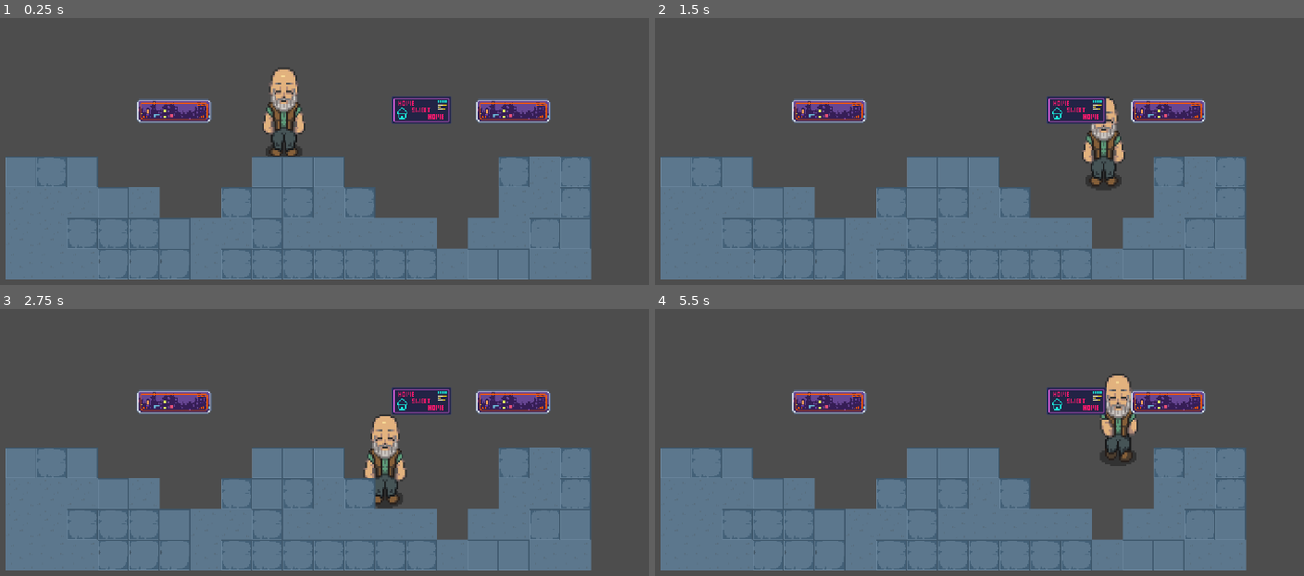
Above: before the commit, frames 1-4 (two rows, left to right).
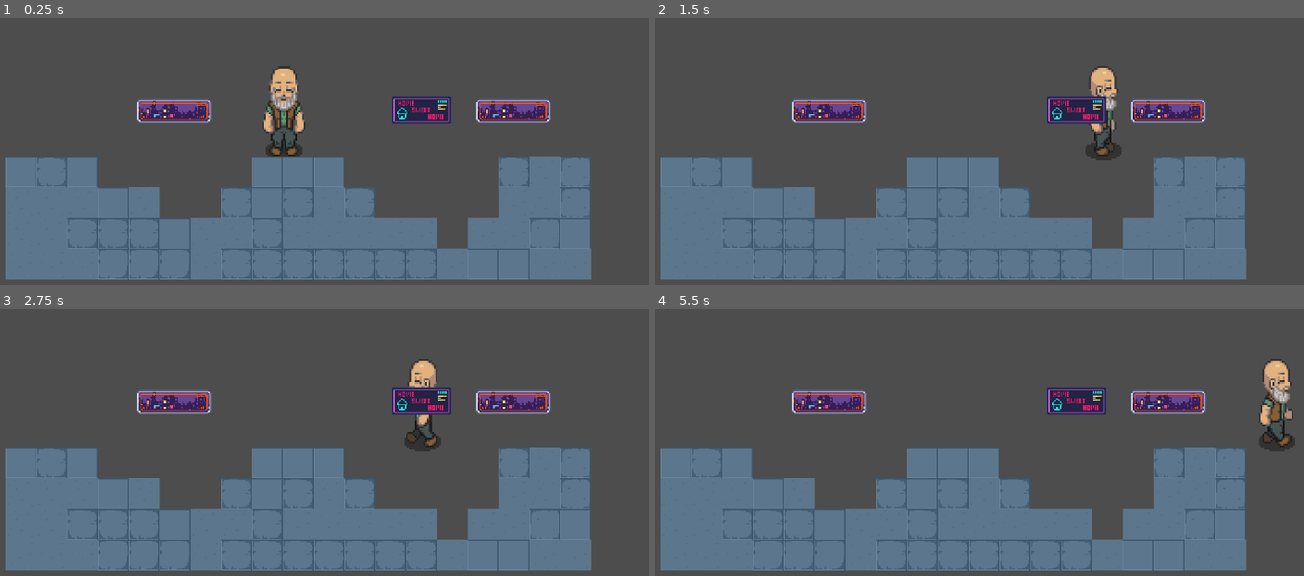
Above: after the commit, the same moments.

Repository: Flex6x/the_last_greenhouse
Game: Godot game, scene res://scenes/game.tscn
Same seed, same stepped clock (60 frames per second), same inputs: the game is played once before the commit and once after it.
Inputs:
- Up to frame 1 (0.25 s): no input
- Up to frame 2 (1.5 s): tap Enter (ui_accept) at 0.5, 0.6, 0.77, 1.07, 1.35 s; hold Right (ui_right) from 0.53 s (still down)
- Up to frame 3 (2.75 s): tap Enter (ui_accept) at 1.52, 1.82, 2.1 s; release Right (ui_right) at 2.03 s; hold Left (ui_left) from 2.03 s (still down)
- Up to frame 4 (5.5 s): release Left (ui_left) at 2.78 s; hold Right (ui_right) 2.78-4.28 s; tap Enter (ui_accept) at 2.85, 3.02, 3.32, 3.6, 3.77, 4.07, 4.35, 4.52, 4.82, 5.1 s; hold Left (ui_left) 4.28-5.03 s; hold Right (ui_right) from 5.03 s (still down)

The runs differ from the first frame. In frame 1, 0.5% of the frame differs, in the area x 40-48%, y 17-52%; in frame 2, 1.6%; in frame 3, 2.2%; in frame 4, 2.6%, in the area x 68-99%, y 18-59%.

Commit message:
umwandlung in top down game

Diff:
--- a/scenes/player.tscn
+++ b/scenes/player.tscn
@@ -1,20 +1,24 @@
-[gd_scene load_steps=18 format=3 uid="uid://dfwxrb8ok11fw"]
+[gd_scene load_steps=22 format=3 uid="uid://dfwxrb8ok11fw"]
 
 [ext_resource type="Texture2D" uid="uid://b8tcf06v6qvp7" path="res://assets/sprites/Generic Male NPCs.png" id="1_b1gad"]
 [ext_resource type="Script" path="res://scripts/player.gd" id="1_c5lyr"]
 [ext_resource type="Script" path="res://scripts/animated_sprite_2d.gd" id="3_6ryxs"]
 
-[sub_resource type="AtlasTexture" id="AtlasTexture_lphj8"]
+[sub_resource type="AtlasTexture" id="AtlasTexture_2et2t"]
 atlas = ExtResource("1_b1gad")
-region = Rect2(160, 840, 80, 120)
+region = Rect2(80, 480, 80, 120)
 
-[sub_resource type="AtlasTexture" id="AtlasTexture_ebwbr"]
+[sub_resource type="AtlasTexture" id="AtlasTexture_uqd5o"]
+atlas = ExtResource("1_b1gad")
+region = Rect2(80, 600, 80, 120)
+
+[sub_resource type="AtlasTexture" id="AtlasTexture_kbwqu"]
+atlas = ExtResource("1_b1gad")
+region = Rect2(80, 720, 80, 120)
+
+[sub_resource type="AtlasTexture" id="AtlasTexture_got77"]
 atlas = ExtResource("1_b1gad")
 region = Rect2(80, 840, 80, 120)
-
-[sub_resource type="AtlasTexture" id="AtlasTexture_bwvas"]
-atlas = ExtResource("1_b1gad")
-region = Rect2(0, 840, 80, 120)
 
 [sub_resource type="AtlasTexture" id="AtlasTexture_5wgx1"]
 atlas = ExtResource("1_b1gad")
@@ -52,20 +56,50 @@
 atlas = ExtResource("1_b1gad")
 region = Rect2(160, 720, 80, 120)
 
+[sub_resource type="AtlasTexture" id="AtlasTexture_lphj8"]
+atlas = ExtResource("1_b1gad")
+region = Rect2(160, 840, 80, 120)
+
+[sub_resource type="AtlasTexture" id="AtlasTexture_ebwbr"]
+atlas = ExtResource("1_b1gad")
+region = Rect2(80, 840, 80, 120)
+
+[sub_resource type="AtlasTexture" id="AtlasTexture_bwvas"]
+atlas = ExtResource("1_b1gad")
+region = Rect2(0, 840, 80, 120)
+
 [sub_resource type="SpriteFrames" id="SpriteFrames_o54tn"]
 animations = [{
 "frames": [{
 "duration": 1.0,
-"texture": SubResource("AtlasTexture_lphj8")
-}, {
-"duration": 1.0,
-"texture": SubResource("AtlasTexture_ebwbr")
-}, {
-"duration": 1.0,
-"texture": SubResource("AtlasTexture_bwvas")
+"texture": SubResource("AtlasTexture_2et2t")
 }],
 "loop": true,
-"name": &"back",
+"name": &"idle_down",
+"speed": 5.0
+}, {
+"frames": [{
+"duration": 1.0,
+"texture": SubResource("AtlasTexture_uqd5o")
+}],
+"loop": true,
+"name": &"idle_left",
+"speed": 5.0
+}, {
+"frames": [{
+"duration": 1.0,
+"texture": SubResource("AtlasTexture_kbwqu")
+}],
+"loop": true,
+"name": &"idle_right",
+"speed": 5.0
+}, {
+"frames": [{
+"duration": 1.0,
+"texture": SubResource("AtlasTexture_got77")
+}],
+"loop": true,
+"name": &"idle_up",
 "speed": 5.0
 }, {
 "frames": [{
@@ -79,7 +113,7 @@
 "texture": SubResource("AtlasTexture_o2x2p")
 }],
 "loop": true,
-"name": &"idle",
+"name": &"walk_down",
 "speed": 5.0
 }, {
 "frames": [{
@@ -93,7 +127,7 @@
 "texture": SubResource("AtlasTexture_bl71x")
 }],
 "loop": true,
-"name": &"left",
+"name": &"walk_left",
 "speed": 5.0
 }, {
 "frames": [{
@@ -107,7 +141,21 @@
 "texture": SubResource("AtlasTexture_k862n")
 }],
 "loop": true,
-"name": &"right",
+"name": &"walk_right",
+"speed": 5.0
+}, {
+"frames": [{
+"duration": 1.0,
+"texture": SubResource("AtlasTexture_lphj8")
+}, {
+"duration": 1.0,
+"texture": SubResource("AtlasTexture_ebwbr")
+}, {
+"duration": 1.0,
+"texture": SubResource("AtlasTexture_bwvas")
+}],
+"loop": true,
+"name": &"walk_up",
 "speed": 5.0
 }]
 
@@ -121,7 +169,7 @@
 position = Vector2(0, -51)
 scale = Vector2(0.89823, 1)
 sprite_frames = SubResource("SpriteFrames_o54tn")
-animation = &"back"
+animation = &"idle_down"
 script = ExtResource("3_6ryxs")
 
 [node name="CollisionShape2D" type="CollisionShape2D" parent="."]
--- a/scripts/animated_sprite_2d.gd
+++ b/scripts/animated_sprite_2d.gd
@@ -1,7 +1,21 @@
 extends AnimatedSprite2D
 
-func _ready() -> void:
-	play("idle")  # "idle" durch deinen Animationsnamen ersetzen
+# Wir speichern die letzte Richtung, standardmäßig schauen wir nach unten (vorn)
+var last_direction = "down"
 
-func _process(delta: float) -> void:
-	pass
+func _process(_delta: float) -> void:
+	var velocity = get_parent().velocity
+
+	if velocity.length() > 0:
+		# Bestimmen der aktuellen Richtung basierend auf der Geschwindigkeit
+		if abs(velocity.x) > abs(velocity.y):
+			last_direction = "right" if velocity.x > 0 else "left"
+		else:
+			last_direction = "down" if velocity.y > 0 else "up"
+
+		# Lauf-Animation abspielen
+		play("walk_" + last_direction)
+	else:
+		# Wenn keine Bewegung: Zeige das Standbild der letzten Richtung
+		play("idle_" + last_direction)
+		stop() # Stoppt die Animation auf dem ersten Frame (Static Frame)
--- a/scripts/player.gd
+++ b/scripts/player.gd
@@ -1,25 +1,14 @@
 extends CharacterBody2D
 
+const SPEED = 180.0
 
-const SPEED = 180.0
-const JUMP_VELOCITY = -310.0
+func _physics_process(_delta: float) -> void:
+	# Wir nutzen get_vector für 4-Wege-Eingaben (normiert die Diagonale automatisch)
+	var direction := Input.get_vector("ui_left", "ui_right", "ui_up", "ui_down")
 
-
-func _physics_process(delta: float) -> void:
-	# Add the gravity.
-	if not is_on_floor():
-		velocity += get_gravity() * delta
-
-	# Handle jump.
-	if Input.is_action_just_pressed("ui_accept") and is_on_floor():
-		velocity.y = JUMP_VELOCITY
-
-	# Get the input direction and handle the movement/deceleration.
-	# As good practice, you should replace UI actions with custom gameplay actions.
-	var direction := Input.get_axis("ui_left", "ui_right")
-	if direction:
-		velocity.x = direction * SPEED
+	if direction != Vector2.ZERO:
+		velocity = direction * SPEED
 	else:
-		velocity.x = move_toward(velocity.x, 0, SPEED)
+		velocity = velocity.move_toward(Vector2.ZERO, SPEED)
 
 	move_and_slide()
